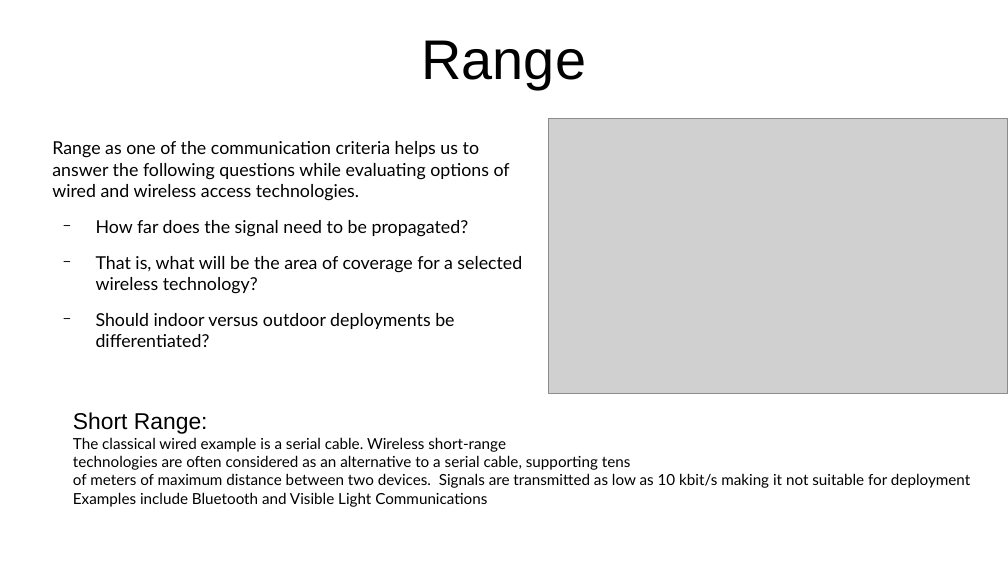
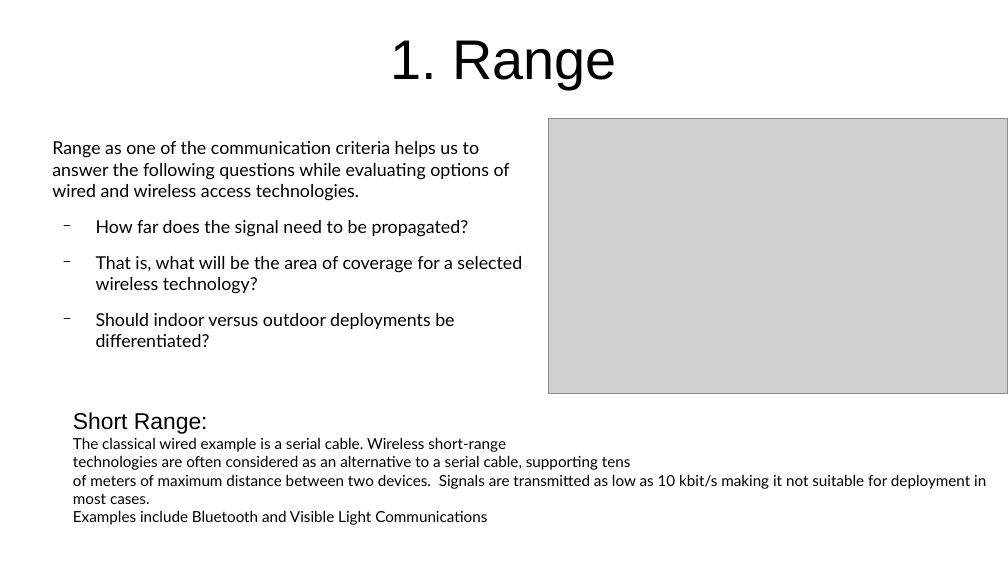
Before and after one commit to Dihfahsih1/Masters-Software-Engineering, a slide deck: slide 4 of yr-sem1/IoT/chapter-4-slides.odp. Drawn at 1008x567 pixels with LibreOffice and Linux fonts; fonts in the diff are those of the drawing; grey boxes stand for pictures. Boxes give left, top, right and bottom in pixels: in the first picture for what was removed or moved away, otherwise in the second. Text is boxed around its words. In the diff, an @@ line names an element or a change of style, - is before the commit and + after.

```diff
--- a/yr-sem1/IoT/chapter-4-slides.odp
+++ b/yr-sem1/IoT/chapter-4-slides.odp
@@ title at [390,40,617,89]: text changed @@
-Range
+1. Range
@@ text at [73,474,986,504]: text changed @@
-of meters of maximum distance between two devices. Signals are transmitted as low as 10 kbit/s making it not suitable for deployment
+of meters of maximum distance between two devices. Signals are transmitted as low as 10 kbit/s making it not suitable for deployment in most cases.
```
Also in this commit, not shown: 6 slides added, 1 other file.
